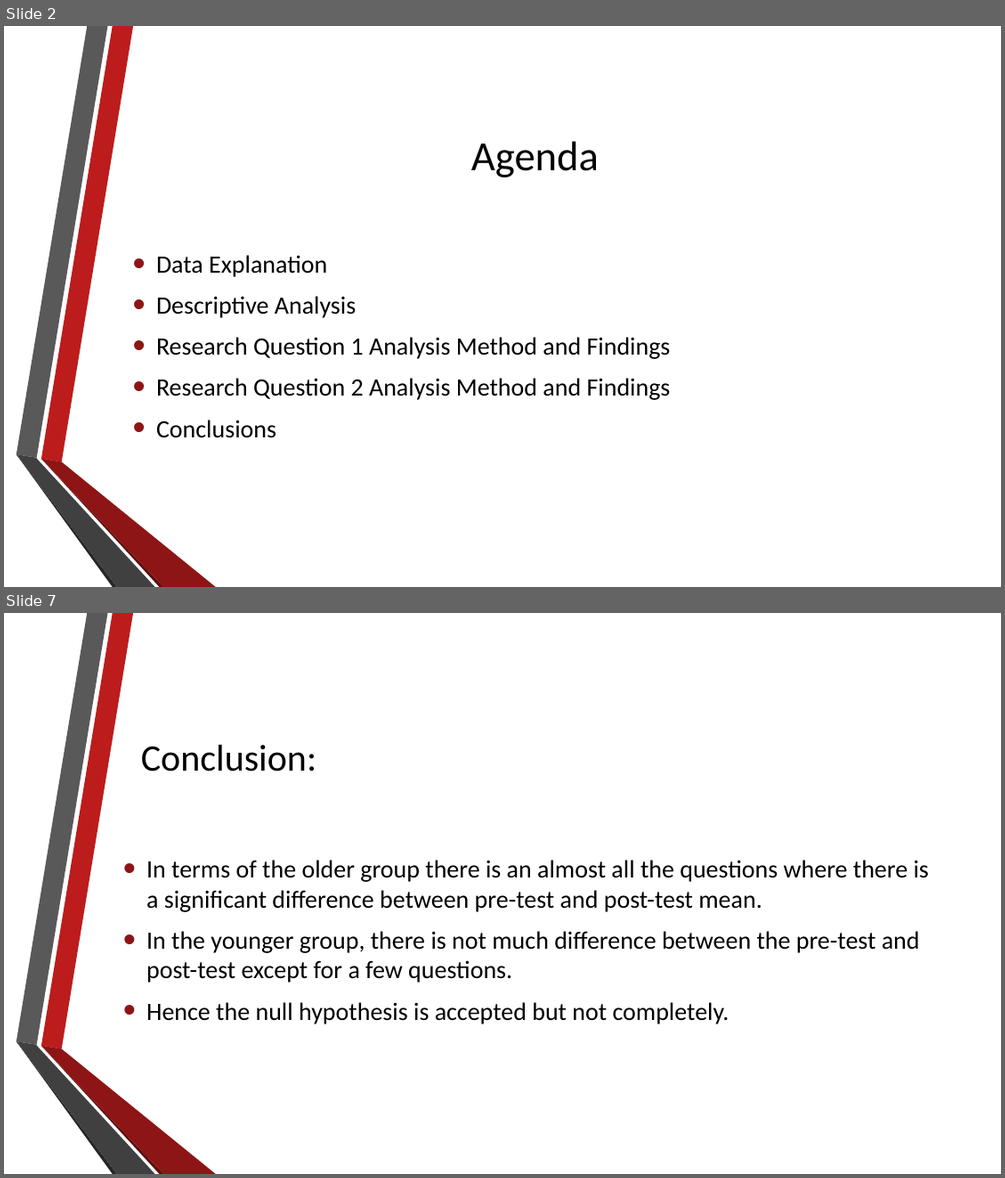
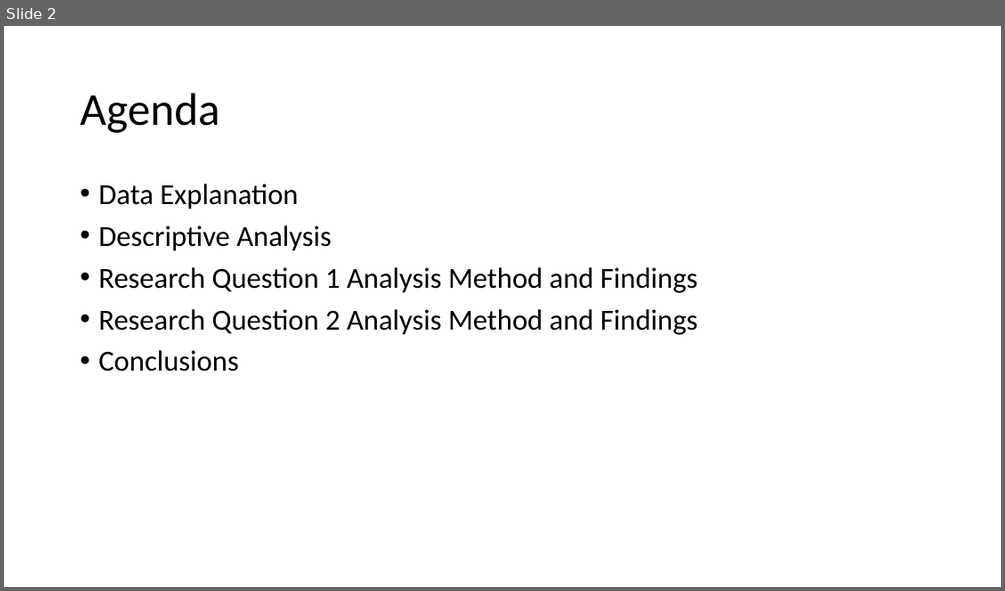
Before and after one commit to josh97ellis/omaha-girls-rock-analysis, a slide deck: deliverables/milestone_2/Final Presentation.pptx. Shown one above the other, each under a label of ours: slides 2 and 7 before the commit, slide 2 after it; the slides between them are not shown. The pictures are 1005x1178 and 1005x591 pixels, drawn with LibreOffice and Linux fonts; fonts in the diff are those of the drawing; background and template pictures are left out. Boxes give left, top, right and bottom in pixels: in the first picture for what was removed or moved away, otherwise in the second. Text is boxed around its words. In the diff, an @@ line names an element or a change of style, - is before the commit and + after.

```diff
--- a/deliverables/milestone_2/Final Presentation.pptx
+++ b/deliverables/milestone_2/Final Presentation.pptx
@@ slide 7 removed at [4,613,1001,1174], background picture (left out); not listed: 6 template elements that a slide beside it also shows @@
@@ title removed at [141,745,316,771] @@
-Conclusion:
@@ text removed at [146,860,929,1024] @@
-• In terms of the older group there is an almost all the questions where there is a significant difference between pre-test and post-test mean.
-• In the younger group, there is not much difference between the pre-test and post-test except for a few questions.
-• Hence the null hypothesis is accepted but not completely.
@@ slide 2 changed as well @@
@@ title "Agenda": place and size @@
-title "Agenda" at [471,141,599,177]
+title "Agenda" at [80,93,219,133]
@@ title "Agenda" at [80,93,219,133]: size 40 to 44 pt; alignment centre to left; line spacing 1 to 0.9 @@
@@ text "Data Explanation": place and size @@
-text "Data Explanation" at [156,255,671,438]
+text "Data Explanation" at [98,184,697,371]
@@ text "Data Explanation" at [98,184,697,371]: size 24 to 28 pt; indent changed; line spacing 1 to 0.9 @@
@@ group removed at [16,26,216,587]: 6 freeform shapes @@
```
Also in this commit, not shown: 5 other slides changed, 7 slides added, 2 other slides removed, 2 other files.
